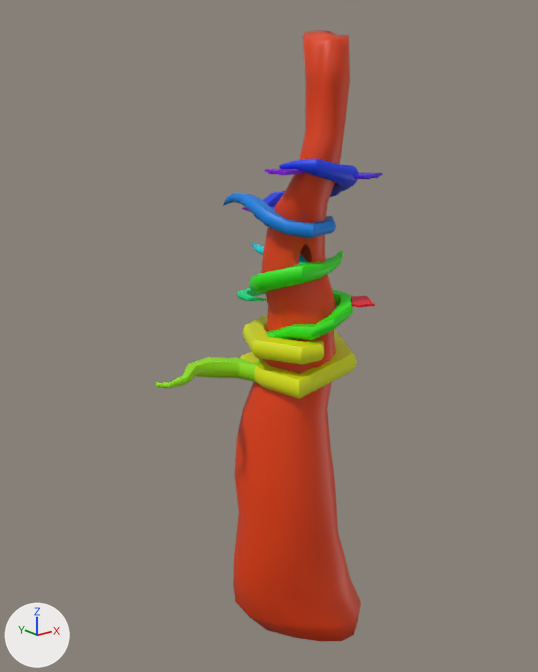
One commit to the FBX model VideojuegoWeb/Assets/MundoLuces/N1/NIVEL1_LUCES_arbol.fbx: the scene before it, then after it.
One viewpoint serves both versions: a camera (50 mm lens) standing at (-31.5, -37.1, 17.6) and looking at (-1.4, 0.5, 2.5). Every picture has the same lights, and +X, +Y and +Z are marked at lower left.

The first picture shows 'arbol', 'plat', 'plat.001', 'plat.003', 'rama', 'rama.001', 'rama.002', 'rama.005', 'rama.006'.
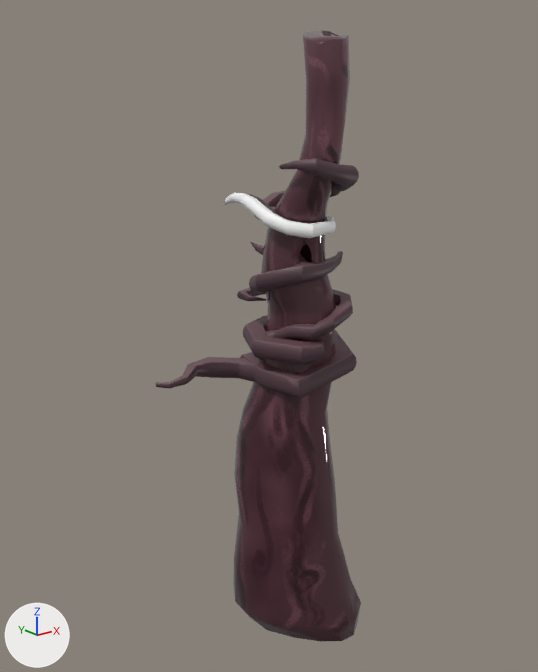
Diff of the bpy script that builds the scene:
```diff
--- a/VideojuegoWeb/Assets/MundoLuces/N1/NIVEL1_LUCES_arbol.fbx.py
+++ b/VideojuegoWeb/Assets/MundoLuces/N1/NIVEL1_LUCES_arbol.fbx.py
@@ img_rama_002_colour_png @@
+img_rama_002_colour_png = load_image('rama.002-Colour.png', 'Materiales/rama.002-Colour.png', 2048, 2048, 'sRGB')
@@ img_rama_006_colour_png @@
+img_rama_006_colour_png = load_image('rama.006-Colour.png', 'Materiales/rama.006-Colour.png', 2048, 2048, 'sRGB')
@@ img_arbol_colour_png @@
+img_arbol_colour_png = load_image('arbol-Colour.png', 'Materiales/arbol-Colour.png', 2048, 2048, 'sRGB')
@@ img_rama_005_colour_png @@
+img_rama_005_colour_png = load_image('rama.005-Colour.png', 'Materiales/rama.005-Colour.png', 2048, 2048, 'sRGB')
@@ img_rama_colour_png @@
+img_rama_colour_png = load_image('rama-Colour.png', 'Materiales/rama-Colour.png', 2048, 2048, 'sRGB')
@@ img_rama_001_colour_png @@
+img_rama_001_colour_png = load_image('rama.001-Colour.png', 'Materiales/rama.001-Colour.png', 2048, 2048, 'sRGB')
@@ mat_arbol @@
 mat_arbol = principled_material('arbol')
-mat_arbol.base_color = (0.8, 0.0488, 0.0)  # orange #e73e00
+mat_arbol.texture = img_arbol_colour_png
+mat_arbol.roughness = 0.0
@@ mat_rama_002 @@
 mat_rama_002 = principled_material('rama.002')
-mat_rama_002.base_color = (0.0224, 0.8, 0.0)  # green #29e700
+mat_rama_002.texture = img_rama_002_colour_png
@@ mat_rama_006 @@
 mat_rama_006 = principled_material('rama.006')
-mat_rama_006.base_color = (0.0, 0.0388, 0.8)  # blue #0037e7
+mat_rama_006.texture = img_rama_006_colour_png
@@ mat_rama @@
 mat_rama = principled_material('rama')
-mat_rama.base_color = (0.735, 0.8, 0.0)  # yellow #dfe700
+mat_rama.texture = img_rama_colour_png
@@ mat_rama_001 @@
 mat_rama_001 = principled_material('rama.001')
-mat_rama_001.base_color = (0.293, 0.8, 0.0)  # green #93e700
+mat_rama_001.texture = img_rama_001_colour_png
+mat_rama_001.roughness = 0.478
@@ mat_rama_005 @@
 mat_rama_005 = principled_material('rama.005')
-mat_rama_005.base_color = (0.0, 0.229, 0.8)  # blue #0084e7
+mat_rama_005.texture = img_rama_005_colour_png
@@ ob_plat_003 @@
-ob_plat_003 = bpy.data.objects.new('plat.003', me_cube_012)
-ob_plat_003.location = (0.0, 0.0, 0.0)
@@ ob_plat @@
-ob_plat = bpy.data.objects.new('plat', me_cube_006)
-ob_plat.location = (0.0, 0.0, 0.0)
@@ ob_plat_001 @@
-ob_plat_001 = bpy.data.objects.new('plat.001', me_cube_009)
-ob_plat_001.location = (0.0, 0.0, 0.0)
```

What differs and where, as boxes (x1, y1, x2, y2) in the pictures (538 x 672 px):
'arbol', surface changed (red to brown)
    both: (233, 30, 361, 641)
'rama', surface changed (yellow to brown)
    both: (240, 316, 357, 399)
'rama.002', surface changed (green to brown)
    both: (249, 251, 353, 340)
'rama.005', surface changed (blue to white)
    both: (223, 193, 336, 238)
'rama.001', surface changed (green to brown)
    both: (156, 357, 263, 388)
'rama.006', surface changed
    both: (254, 158, 359, 220)
'plat.003', deleted
    before: (351, 296, 375, 308)
'plat.001', deleted
    before: (265, 169, 305, 175)
'plat', deleted
    before: (354, 173, 382, 179)
